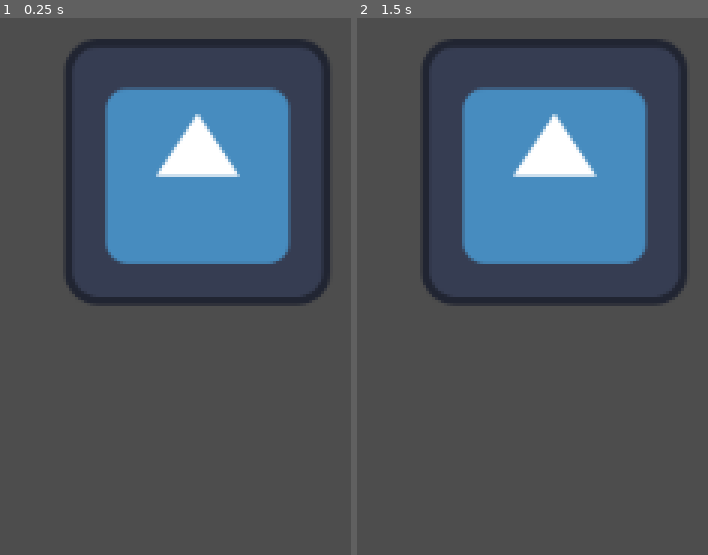
Above: before the commit, frames 1-2 (left to right).
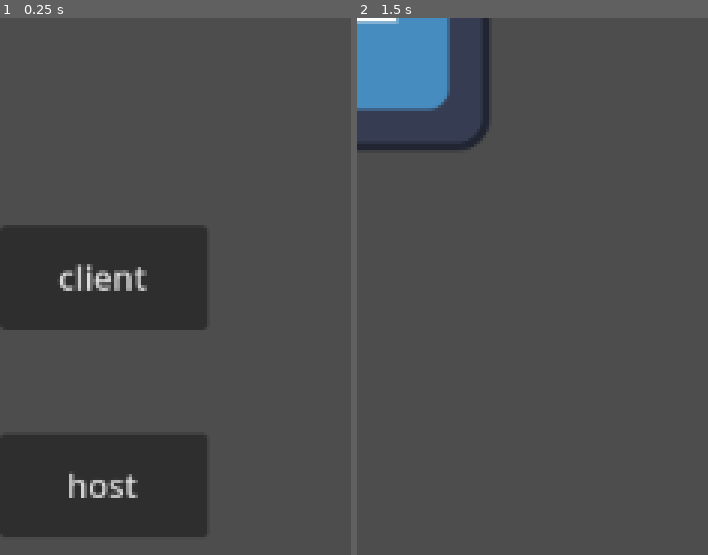
Above: after the commit, the same moments.

Repository: oleksandrkushnir1/lan-party-24-25
Game: Godot game, scene res://world.tscn
The game is run twice, just before and just after one commit, with the same random seed, the same clock (stepped at 60 frames per second) and the same inputs. The engine's default icon, where the game draws it, is replaced by a stand-in: a white triangle on a blue panel in a dark square.
Inputs (mouse positions are in pixels of both pictures, inside the frame that each line leads up to):
- Up to frame 1 (0.25 s): no input
- Up to frame 2 (1.5 s): click (462, 485) at 0.5 s, where only the run after the commit has a clickable "host"; tap Enter at 1.25 s

The runs differ from the first frame. In frame 1, 40% of the frame differs, in the area x 0-95%, y 3-97%; in frame 2, 27%.

Commit message:
iniziato multiplayer

Diff:
--- a/progettoprova/player.tscn
+++ b/progettoprova/player.tscn
@@ -8,8 +8,13 @@
 
 @export var speed = 200
 
+func _enter_tree() -> void:
+	#quando entra nel world allora
+	set_multiplayer_authority(str(name).to_int())
 
 func _physics_process(delta: float) -> void:
+	# questo controllo va fatto in ogni funzione dove bisogna controllare se chi ha fatto un input/aggiornamento è il proprietario dell'istanza
+	if not is_multiplayer_authority(): return
 	var variabile:Vector2 = Vector2(
 		Input.get_axis(\"sinistra\",\"destra\"),
 		Input.get_axis(\"su\",\"giu\")
@@ -17,24 +22,26 @@
 	variabile = variabile.normalized()
 	position += variabile * speed * delta
 	move_and_slide()
-	#if Input.is_action_pressed(\"su\"):
-		#position.y -= 2
-	#if Input.is_action_pressed(\"giu\"):
-		#position.y += 2
-	#if Input.is_action_pressed(\"destra\"):
-		#position.x += 2
-	#if Input.is_action_pressed(\"sinistra\"):
-		#position.x -= 2
 
 
 func _on_timer_timeout() -> void:
+	if not is_multiplayer_authority(): return
 	print(\"timer finito\")
 "
 
 [sub_resource type="RectangleShape2D" id="RectangleShape2D_4ltia"]
 size = Vector2(74, 74)
 
+[sub_resource type="SceneReplicationConfig" id="SceneReplicationConfig_82mki"]
+properties/0/path = NodePath(".:position")
+properties/0/spawn = true
+properties/0/replication_mode = 1
+properties/1/path = NodePath(".:rotation")
+properties/1/spawn = true
+properties/1/replication_mode = 1
+
 [node name="Player" type="CharacterBody2D"]
+collision_layer = 2
 script = SubResource("GDScript_2ruc6")
 
 [node name="Sprite2D" type="Sprite2D" parent="."]
@@ -46,4 +53,7 @@
 [node name="Timer" type="Timer" parent="."]
 autostart = true
 
+[node name="MultiplayerSynchronizer" type="MultiplayerSynchronizer" parent="."]
+replication_config = SubResource("SceneReplicationConfig_82mki")
+
 [connection signal="timeout" from="Timer" to="." method="_on_timer_timeout"]
--- /dev/null
+++ b/progettoprova/world.gd
@@ -0,0 +1,48 @@
+extends Node2D
+
+const port = 8888
+var player = preload("res://player.tscn")
+@onready var menu = $Canvas
+
+var enet_peer = ENetMultiplayerPeer.new()
+
+# Called when the node enters the scene tree for the first time.
+func _ready() -> void:
+	pass # Replace with function body.
+
+
+# Called every frame. 'delta' is the elapsed time since the previous frame.
+func _process(delta: float) -> void:
+	pass
+
+func crea_host() -> void:
+	#istanzio enet peer e connetto il signal per spawnare il client
+	enet_peer.create_server(port)
+	multiplayer.multiplayer_peer = enet_peer
+	#connetto al signal del server che quando si connette un client lo fa spawnare
+	multiplayer.peer_connected.connect(spawna_client)
+	#istanzio il player e gli do un id
+	spawna_client(multiplayer.get_unique_id())
+
+
+func crea_client() -> void:
+	#connetto il client al server
+	enet_peer.create_client("localhost", port)
+	multiplayer.multiplayer_peer = enet_peer
+
+
+func spawna_client(id) -> void:
+	#spawno il client sul server
+	var player = player.instantiate()
+	player.name = str(id)
+	add_child(player)
+
+# TODO per testare client e host, da togliere quando creiamo una lobby per giocare
+func _on_host_pressed() -> void:
+	menu.hide()
+	crea_host()
+
+
+func _on_client_pressed() -> void:
+	menu.hide()
+	crea_client()
--- a/progettoprova/world.tscn
+++ b/progettoprova/world.tscn
@@ -1,10 +1,11 @@
 [gd_scene load_steps=3 format=3 uid="uid://bymg13fg84fvy"]
 
-[ext_resource type="PackedScene" uid="uid://nae1375nhcnl" path="res://player.tscn" id="1_tkdmk"]
+[ext_resource type="Script" path="res://world.gd" id="1_y57qh"]
 
 [sub_resource type="WorldBoundaryShape2D" id="WorldBoundaryShape2D_mjp18"]
 
 [node name="World" type="Node2D"]
+script = ExtResource("1_y57qh")
 
 [node name="StaticBody2D" type="StaticBody2D" parent="."]
 
@@ -12,5 +13,44 @@
 position = Vector2(56, 240)
 shape = SubResource("WorldBoundaryShape2D_mjp18")
 
-[node name="Player" parent="." instance=ExtResource("1_tkdmk")]
-position = Vector2(95, 74)
+[node name="MultiplayerSpawner" type="MultiplayerSpawner" parent="."]
+_spawnable_scenes = PackedStringArray("res://player.tscn")
+spawn_path = NodePath("..")
+
+[node name="Canvas" type="CanvasLayer" parent="."]
+
+[node name="Host" type="Button" parent="Canvas"]
+custom_minimum_size = Vector2(100, 50)
+anchors_preset = 8
+anchor_left = 0.5
+anchor_top = 0.5
+anchor_right = 0.5
+anchor_bottom = 0.5
+offset_left = -576.0
+offset_top = -124.0
+offset_right = -476.0
+offset_bottom = -74.0
+grow_horizontal = 2
+grow_vertical = 2
+text = "host
+"
+
+[node name="Client" type="Button" parent="Canvas"]
+custom_minimum_size = Vector2(100, 50)
+anchors_preset = 8
+anchor_left = 0.5
+anchor_top = 0.5
+anchor_right = 0.5
+anchor_bottom = 0.5
+offset_left = -576.0
+offset_top = -224.0
+offset_right = -476.0
+offset_bottom = -174.0
+grow_horizontal = 2
+grow_vertical = 2
+size_flags_vertical = 4
+text = "client
+"
+
+[connection signal="pressed" from="Canvas/Host" to="." method="_on_host_pressed"]
+[connection signal="pressed" from="Canvas/Client" to="." method="_on_client_pressed"]
Not shown: 1 places in progettoprova/player.tscn that only renumber resources
